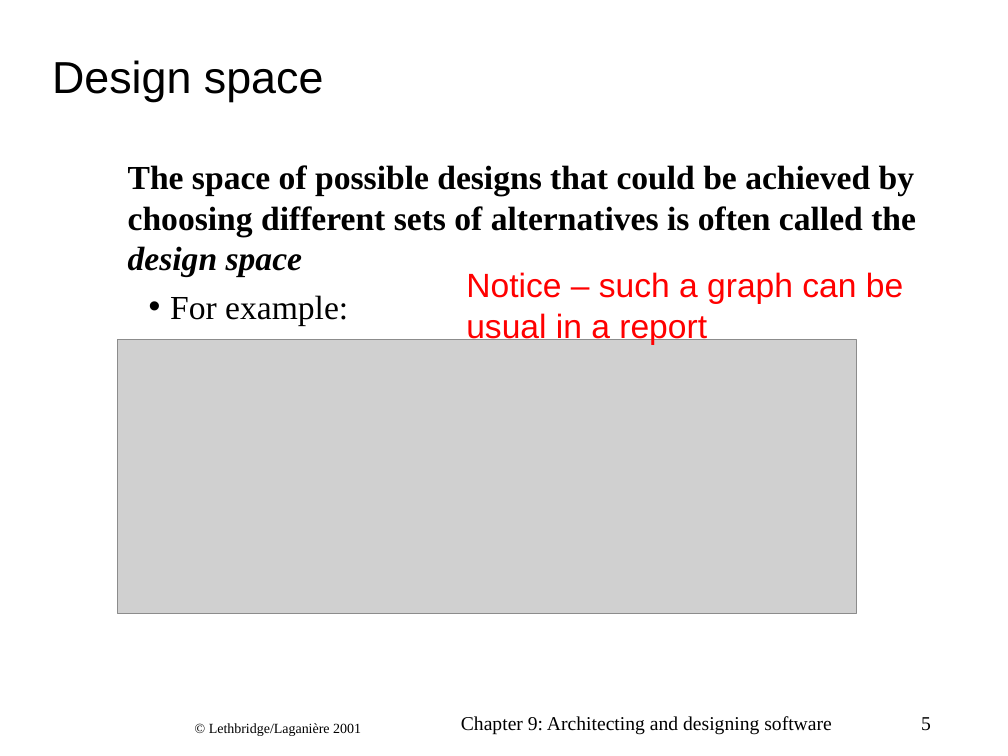
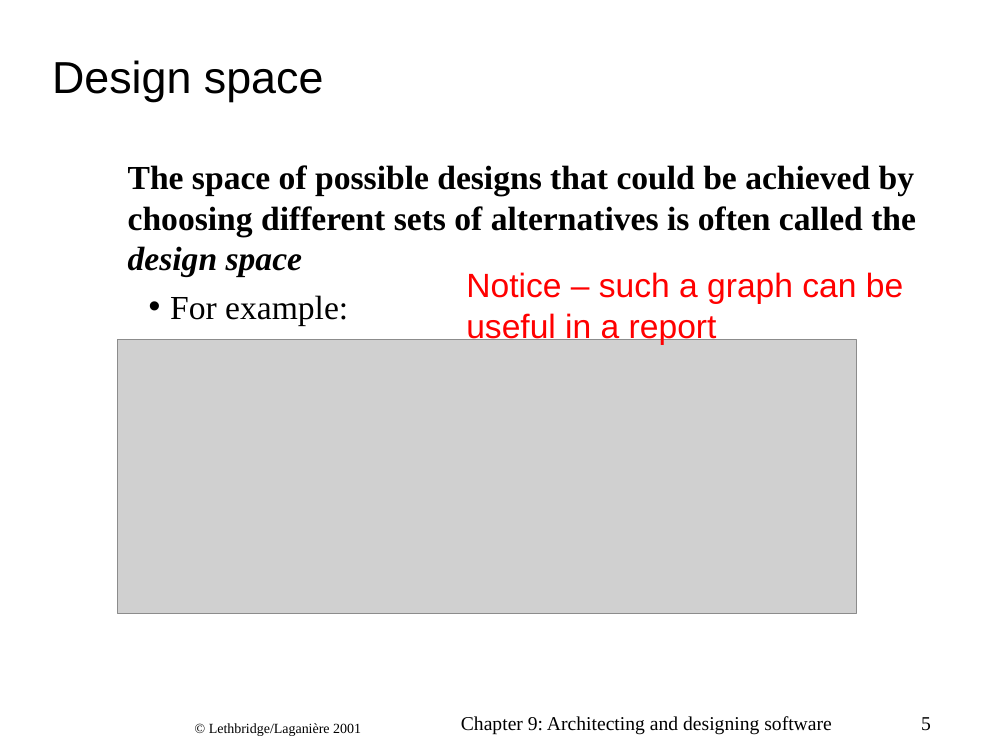
Before and after one commit to CphBusCosSem2/week9-14-Project-part-1, a slide deck: slide 5 of arch-LethbridgeLaganiere_ch09.ppt. Drawn at 1008x756 pixels with LibreOffice and Linux fonts; fonts in the diff are those of the drawing; grey boxes stand for pictures; background and template pictures are left out. Boxes give left, top, right and bottom in pixels: in the first picture for what was removed or moved away, otherwise in the second. Text is boxed around its words. In the diff, an @@ line names an element or a change of style, - is before the commit and + after.

```diff
--- a/arch-LethbridgeLaganiere_ch09.ppt
+++ b/arch-LethbridgeLaganiere_ch09.ppt
@@ text at (x1=466, y1=272, x2=903, y2=345): text changed @@
-Notice – such a graph can be usual in a report
+Notice – such a graph can be useful in a report
```
Also in this commit, not shown: 15 other slides changed, 1 slide added, 1 slide removed, 1 other file.
